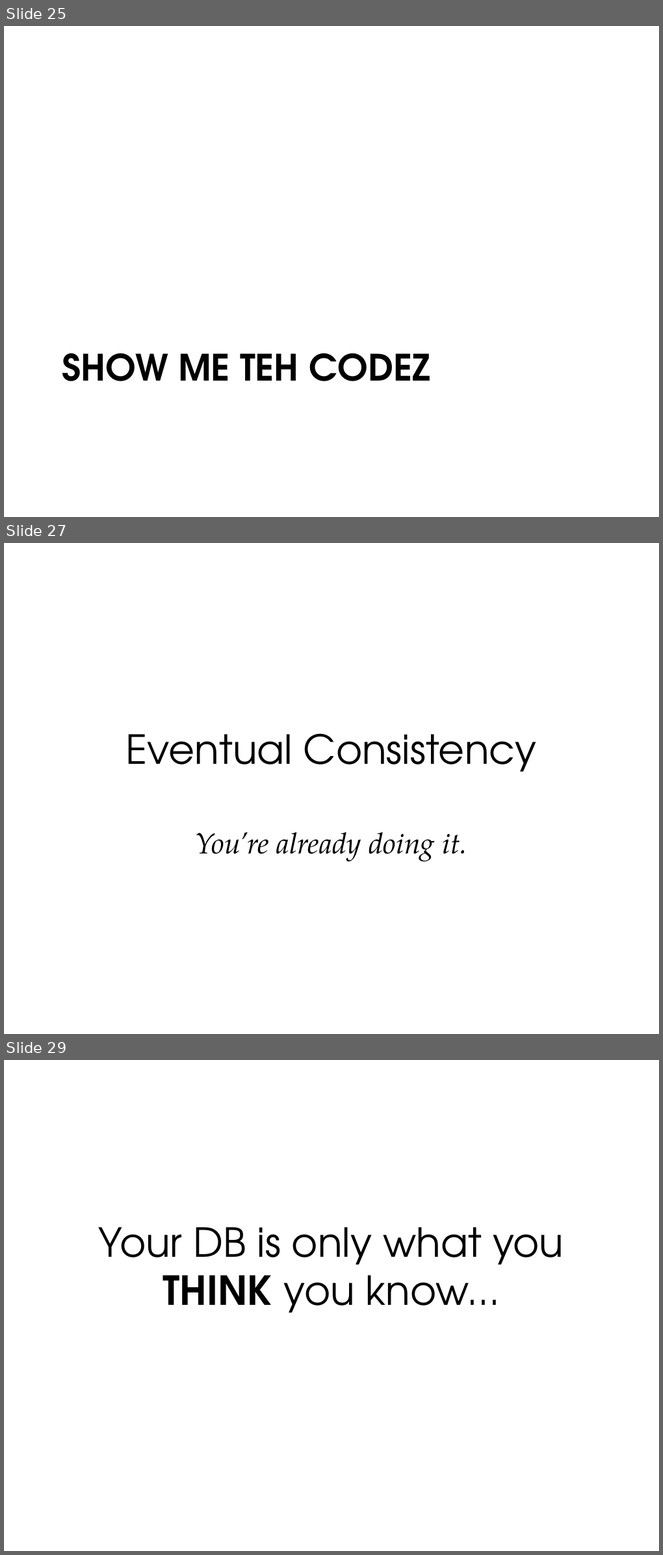
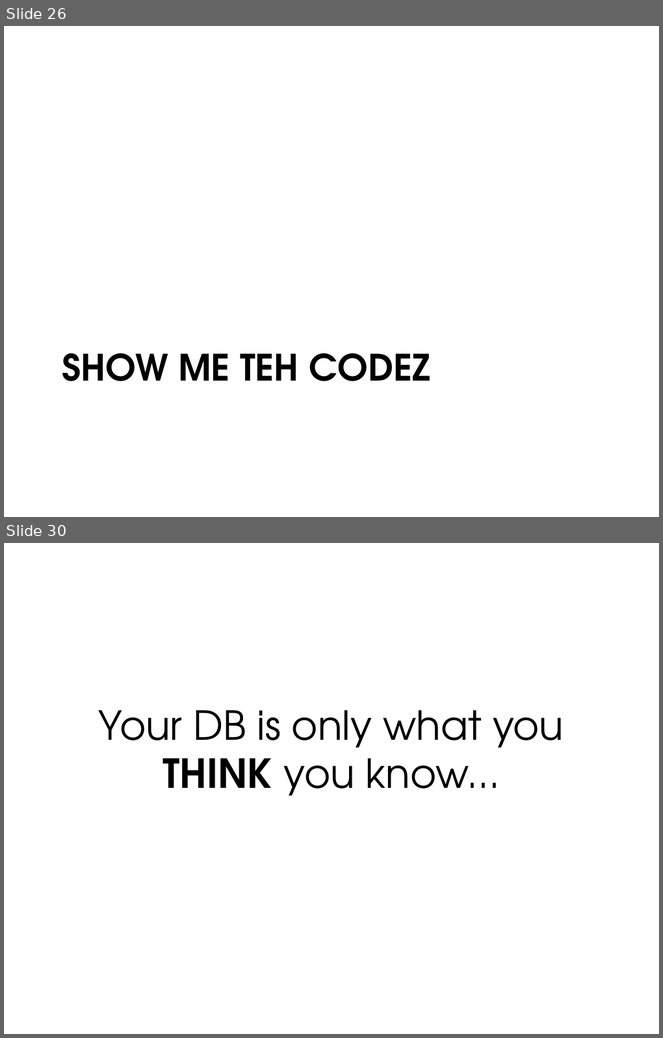
Before and after one commit to nbarnwell/OrderManagementSystem, a slide deck: DDD, CQRS and Event Sourcing.ppt. Shown one above the other, each under a label of ours: slides 25, 27 and 29 before the commit, slides 26 and 30 after it; the slides between them are not shown. The pictures are 663x1555 and 663x1038 pixels, drawn with LibreOffice and Linux fonts; fonts in the diff are those of the drawing. Boxes give left, top, right and bottom in pixels: in the first picture for what was removed or moved away, otherwise in the second. Text is boxed around its words. In the diff, an @@ line names an element or a change of style, - is before the commit and + after.

```diff
--- a/DDD, CQRS and Event Sourcing.ppt
+++ b/DDD, CQRS and Event Sourcing.ppt
@@ slide 27 removed at (x1=4, y1=543, x2=659, y2=1034), background #FFFFFF @@
@@ title removed at (x1=126, y1=733, x2=537, y2=772) @@
-Eventual Consistency
@@ subtitle removed at (x1=196, y1=832, x2=468, y2=862) @@
-You’re already doing it.
@@ what was slide 25 is now slide 26 @@
@@ what was slide 29 is now slide 30 @@
```
Also in this commit, not shown: 3 slides changed, 2 slides added, 7 other files.
